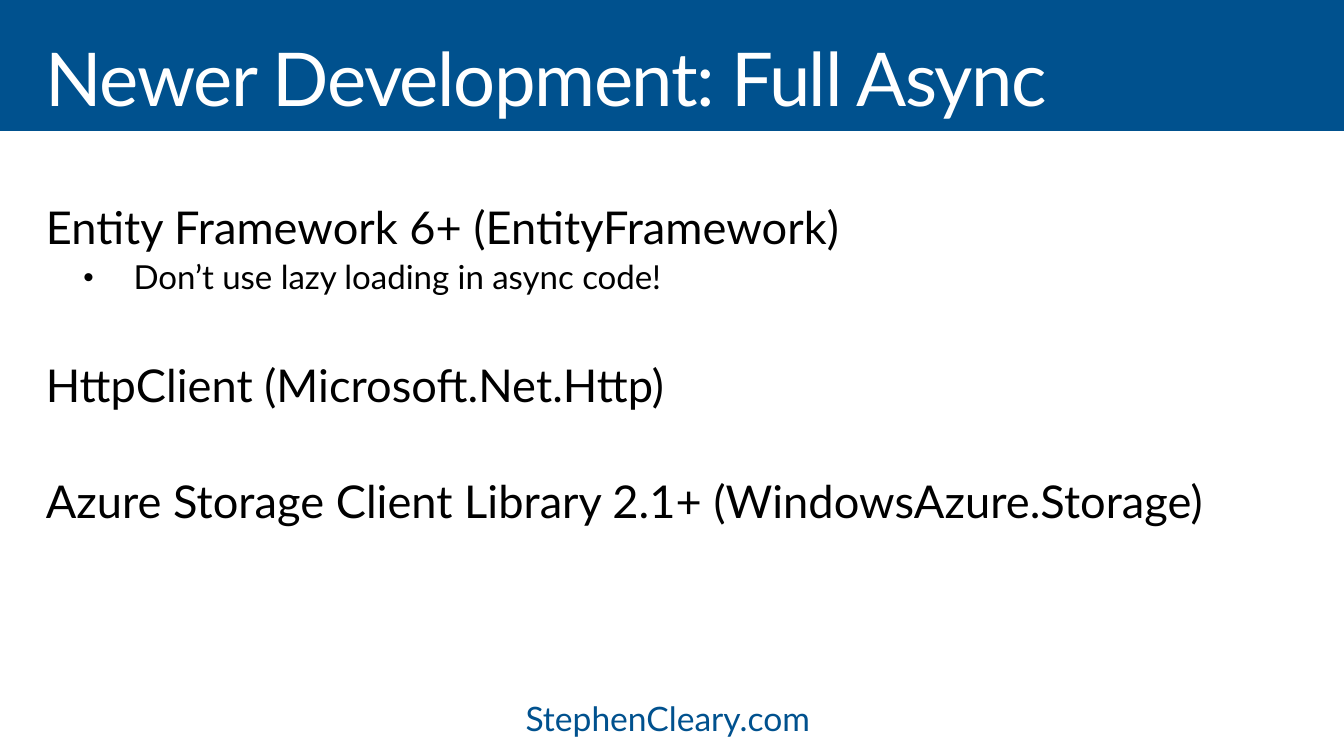
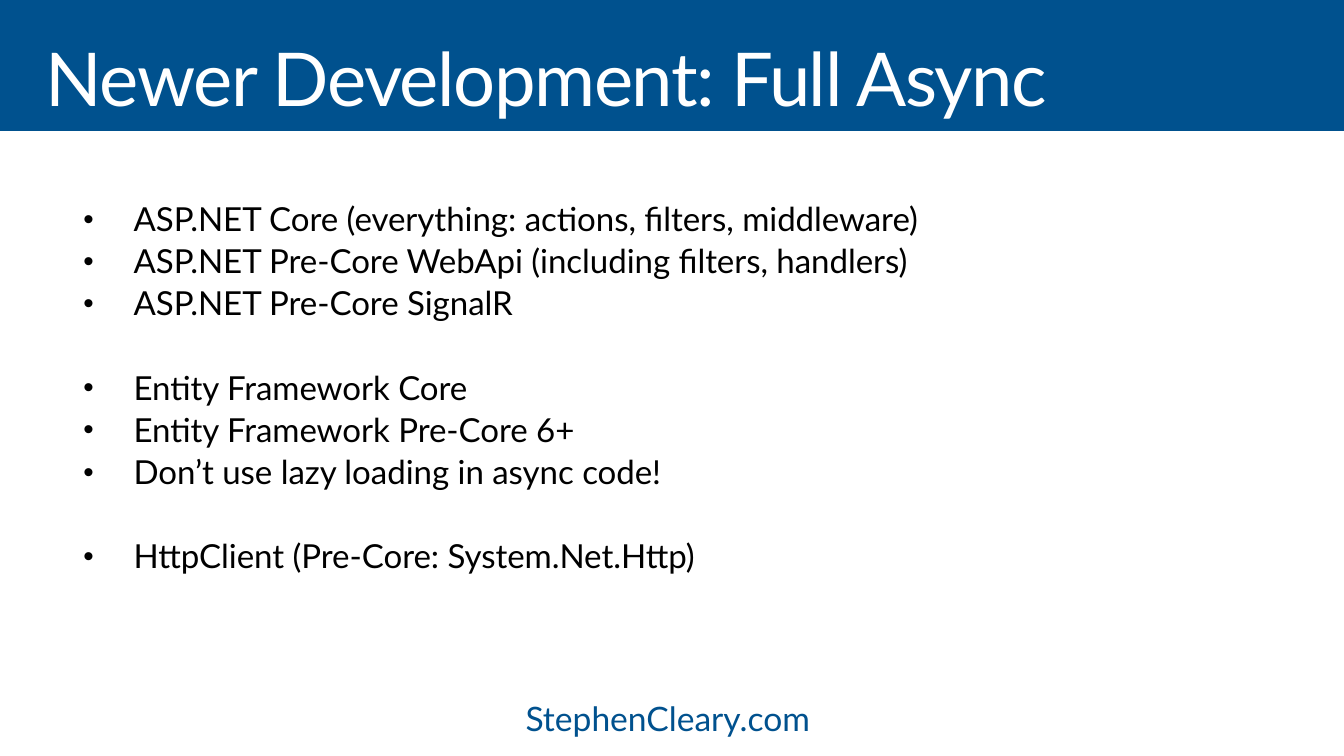
Before and after one commit to StephenCleary/Presentations, a slide deck: slide 39 of Async Servers/Intro to Async ASP.NET - 16.9.pptx. Drawn at 1344x756 pixels with LibreOffice and Linux fonts; fonts in the diff are those of the drawing. Boxes give left, top, right and bottom in pixels: in the first picture for what was removed or moved away, otherwise in the second. Text is boxed around its words. In the diff, an @@ line names an element or a change of style, - is before the commit and + after.

```diff
--- a/Async Servers/Intro to Async ASP.NET - 16.9.pptx
+++ b/Async Servers/Intro to Async ASP.NET - 16.9.pptx
@@ text at <box>134,205,918,448</box>: text changed; size 32.4 to 23.5 pt @@
-Entity Framework 6+ (EntityFramework)
+  • ASP.NET Core (everything: actions, filters, middleware)
+  • ASP.NET Pre-Core WebApi (including filters, handlers)
+  • ASP.NET Pre-Core SignalR
+  • Entity Framework Core
+  • Entity Framework Pre-Core 6+
@@ text at <box>134,542,695,574</box>: text changed; size 32.4 to 23.5 pt @@
-HttpClient (Microsoft.Net.Http)
-Azure Storage Client Library 2.1+ (WindowsAzure.Storage)
+  • HttpClient (Pre-Core: System.Net.Http)
```
Also in this commit, not shown: 18 other slides changed, 1 slide added, 1 slide removed, 5 other files.
